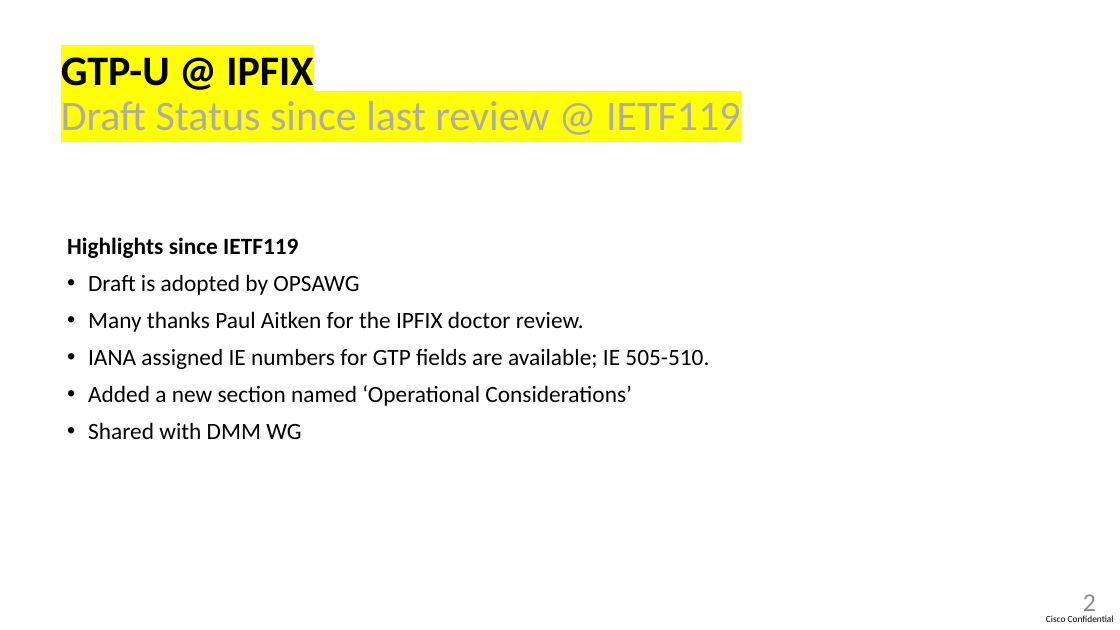
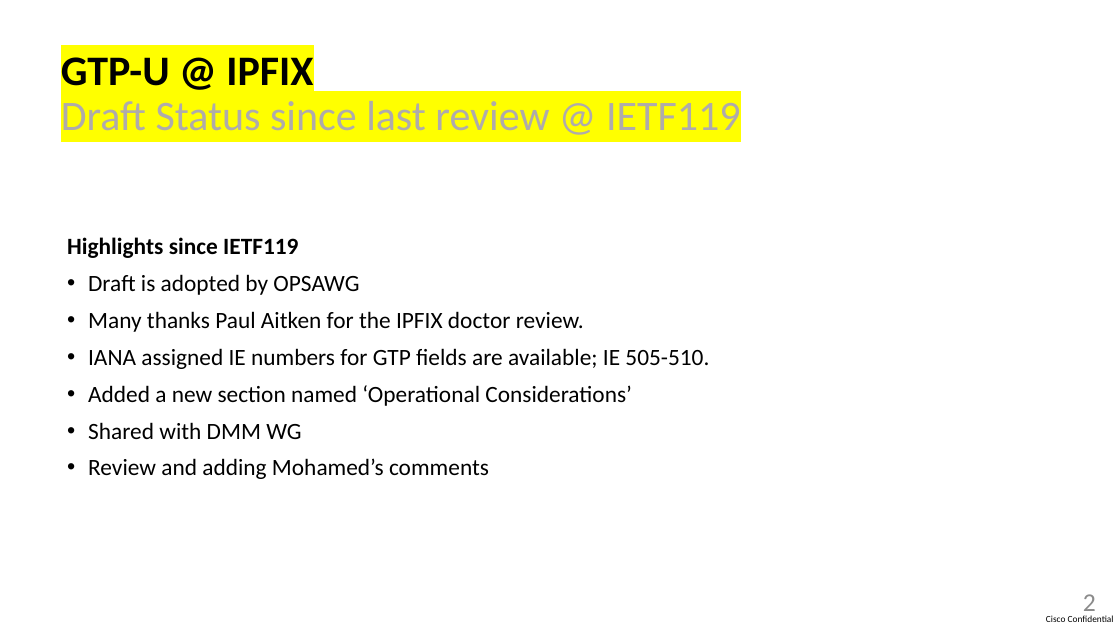
Before and after one commit to sriragop/draft-voyersriram-opsawg-ipfix-gtpu, a slide deck: slide 2 of draft-ietf-opsawg-ipfix-gtpu-00.pptx. Drawn at 1120x630 pixels with LibreOffice and Linux fonts; fonts in the diff are those of the drawing. Boxes give left, top, right and bottom in pixels: in the first picture for what was removed or moved away, otherwise in the second. Text is boxed around its words. In the diff, an @@ line names an element or a change of style, - is before the commit and + after.

Commit message:
Changes to slide2

```diff
--- a/draft-ietf-opsawg-ipfix-gtpu-00.pptx
+++ b/draft-ietf-opsawg-ipfix-gtpu-00.pptx
@@ text at bbox=[88, 458, 489, 479]: paragraph added @@
+• Review and adding Mohamed’s comments
```
Also in this commit, not shown: 1 other file.
